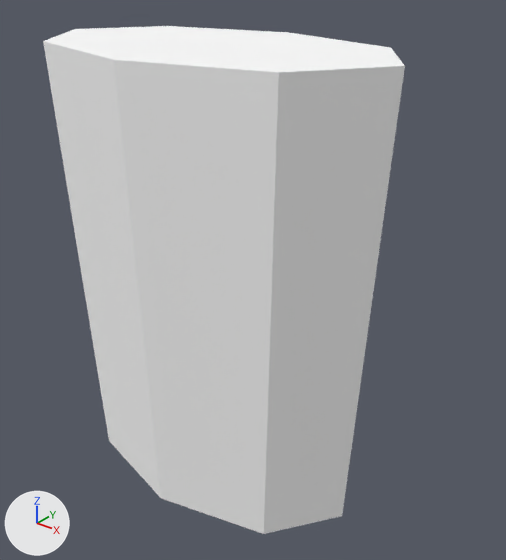
What one commit did to the FBX model Assets/_Game/Models/CharTorso.fbx.
Both versions are drawn from a 50 mm lens placed at (0.528, -0.589, 0.651), pointed at (0.036, 0.026, 0.27). Lighting does not change. The marker at lower left points along +X, +Y and +Z. The older version comes first. Where no turn or scale is listed for an object, it has been applied to the vertices.

The scene before the commit, as lines of its bpy script (objects in view):
```python
me_cone = bpy.data.meshes.new('Cone')
me_cone.from_pydata(...)  # an 8-sided cut cone along z (radius 0.2 by 0.12 at the low end, 0.23 by 0.138 at the high end) spanning x -0.23..0.23, y -0.138..0.138, z 0.0..0.55
me_cone.materials.append(mat_shirt)  # white #ffffff
ob_chartorso = bpy.data.objects.new('CharTorso', me_cone)
ob_chartorso.location = (0.0, 0.0, 0.0)
```
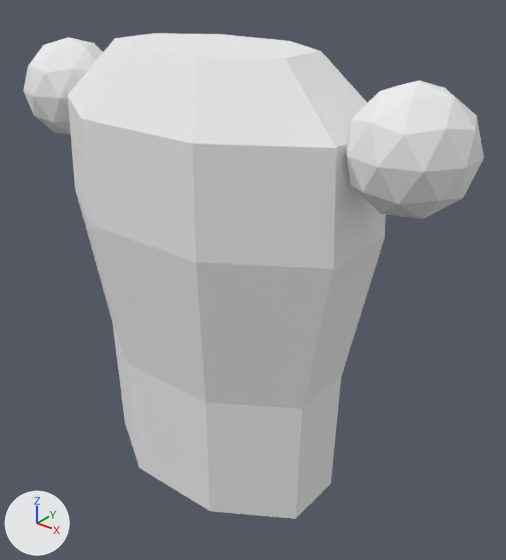
What differs and where, as boxes [x1, y1, x2, y2] in the pictures (506 x 560 px):
'CharTorso', reshaped (27% wider): before [43, 26, 405, 534]; after [23, 33, 484, 519]

The change, as a list of edits to the scene's bpy script:
```text
Change me_cone:
    used by ob_chartorso; location = (0.0, 0.0, 0.0)
    remove me_cone.from_pydata(...)  # 16 vertices, 10 faces; spans x -0.23..0.23, y -0.138..0.138, z 0.0..0.55
    add me_cone.from_pydata(...)  # 124 vertices, 194 faces; spans x -0.306..0.306, y -0.123..0.123, z 0.0..0.55
    me_cone part 1: the whole mesh is rebuilt
```
